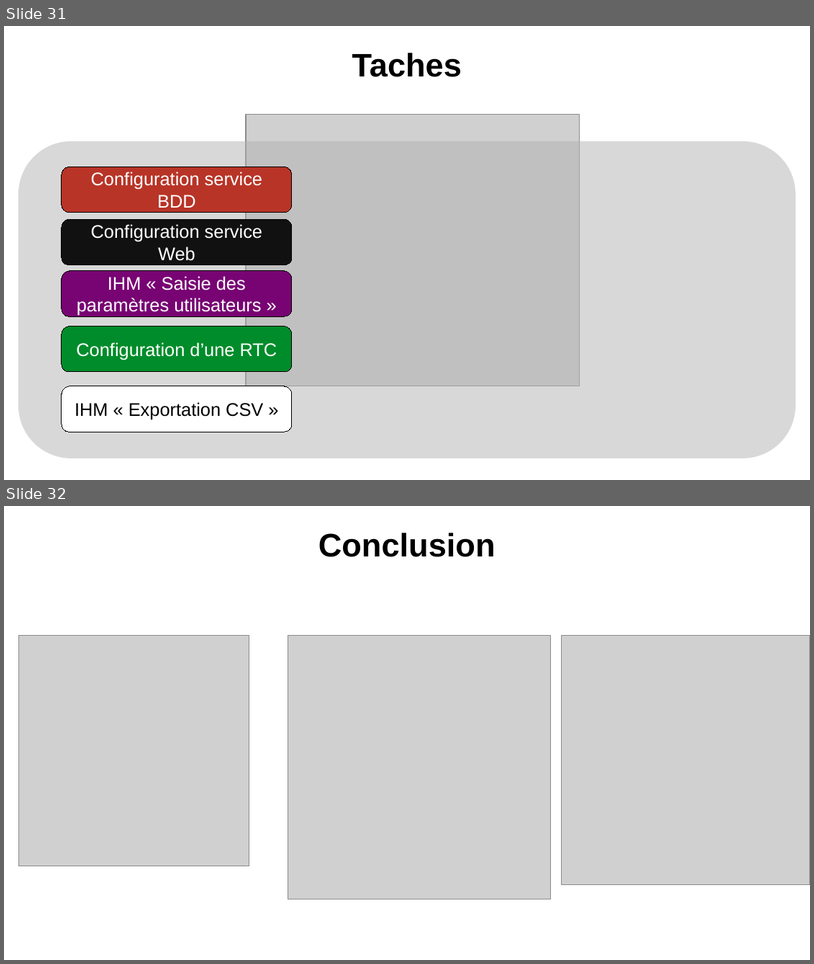
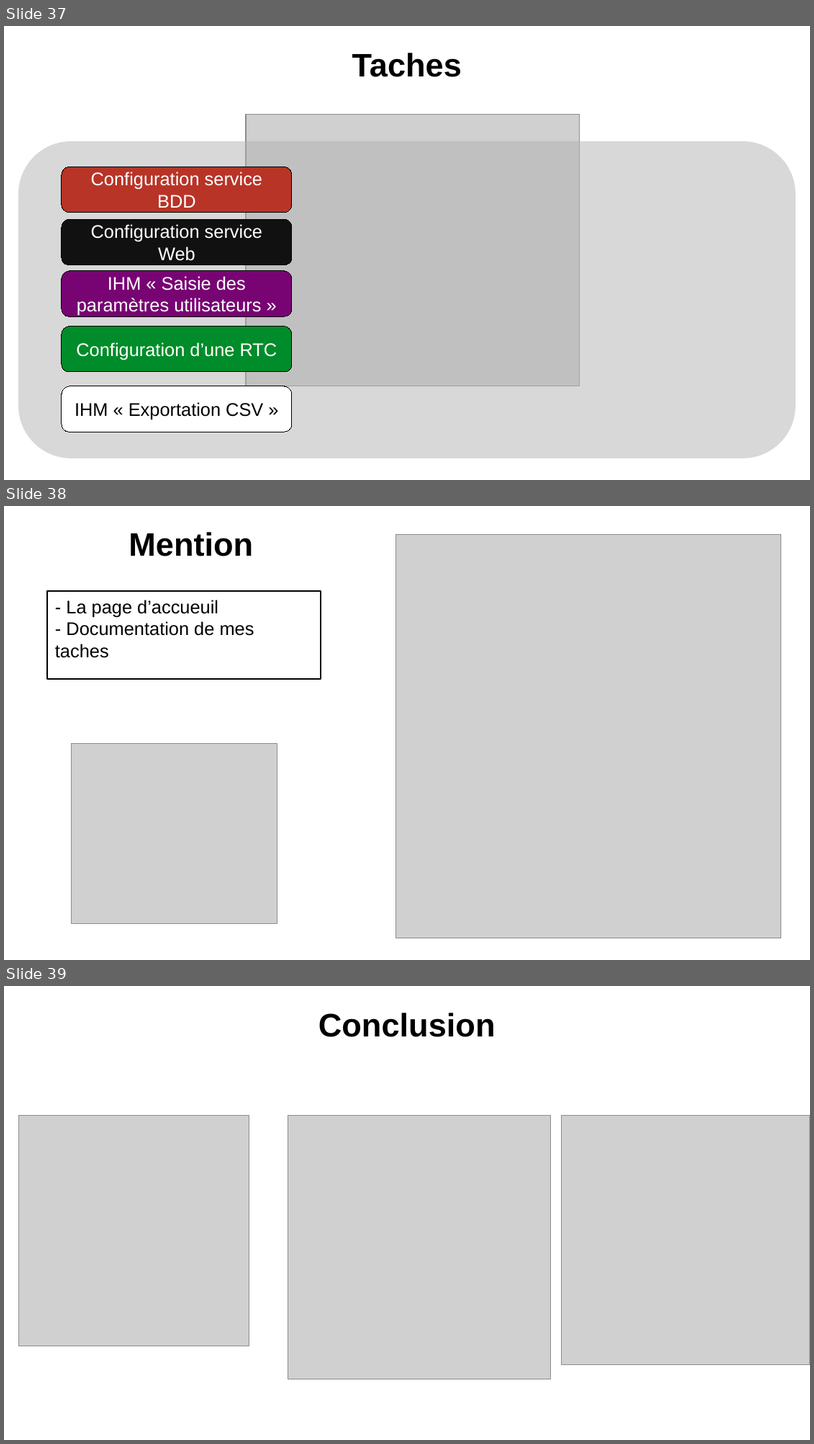
Before and after one commit to Sauvage89/sechoir-houblon, a slide deck: doc/diaporama/revue4/02-revue_sauvage.odp. Shown one above the other, each under a label of ours: slides 31 and 32 before the commit, slides 37, 38 and 39 after it. The pictures are 814x964 and 814x1444 pixels, drawn with LibreOffice and Linux fonts; fonts in the diff are those of the drawing; grey boxes stand for pictures. Boxes give left, top, right and bottom in pixels: in the first picture for what was removed or moved away, otherwise in the second. Text is boxed around its words. In the diff, an @@ line names an element or a change of style, - is before the commit and + after.

Commit message:
feat: ajout des mention dans le diapo est restructuration du diapo sauvage

```diff
--- a/doc/diaporama/revue4/02-revue_sauvage.odp
+++ b/doc/diaporama/revue4/02-revue_sauvage.odp
@@ slide 38 added at (x1=4, y1=506, x2=810, y2=960), background #FFFFFF @@
@@ text added at (x1=129, y1=532, x2=253, y2=556), 32 pt, text #000000, bold @@
+Mention
@@ picture added at (x1=396, y1=535, x2=782, y2=938) @@
@@ text added at (x1=735, y1=534, x2=786, y2=571), 36 pt, text #FFFFFF @@
+1/5
@@ rectangle added at (x1=47, y1=591, x2=321, y2=679), outline #000000 1.42 pt, 18 pt, text #000000 @@
+- La page d’accueuil
+- Documentation de mes taches
@@ picture added at (x1=72, y1=743, x2=278, y2=924) @@
@@ what was slide 31 is now slide 37 @@
@@ what was slide 32 is now slide 39 @@
```
Also in this commit, not shown: 6 slides changed, 6 other slides added, 2 other files.
